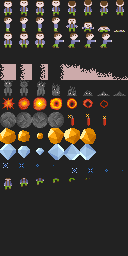
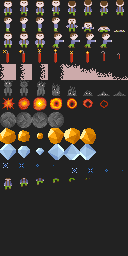
Revision of a layered 128px x 256px image; what changed, layer by layer:
renamed "Layer 26" to "Layer 29", painted on it over <box>3,49,120,126</box>
